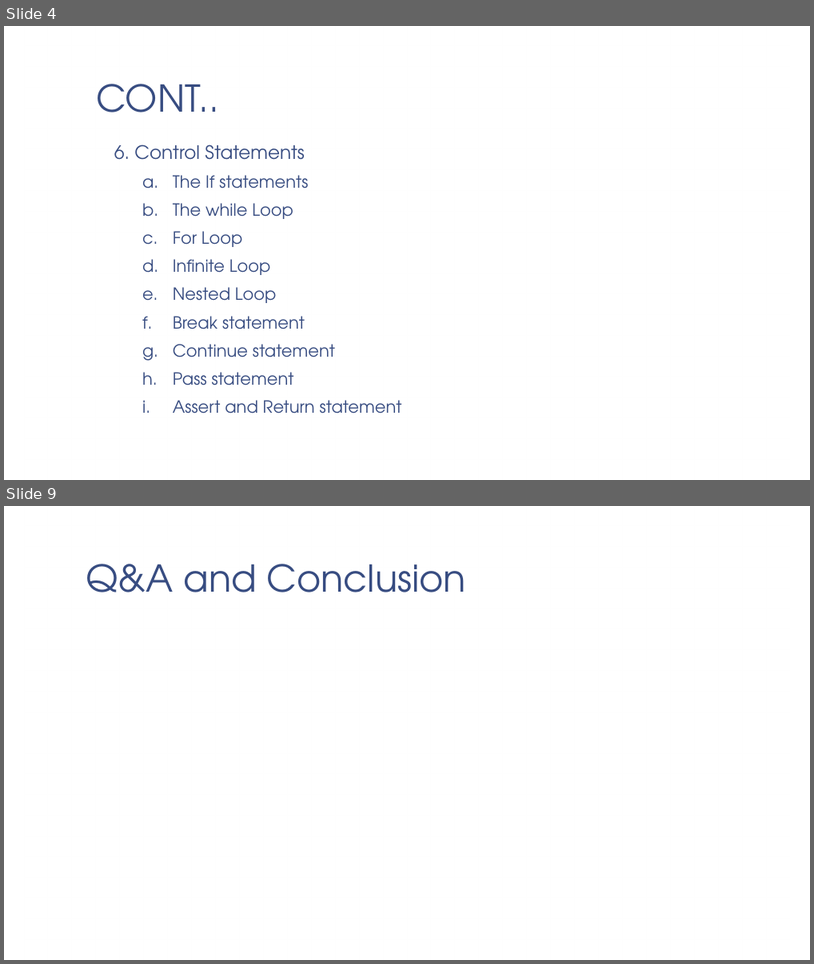
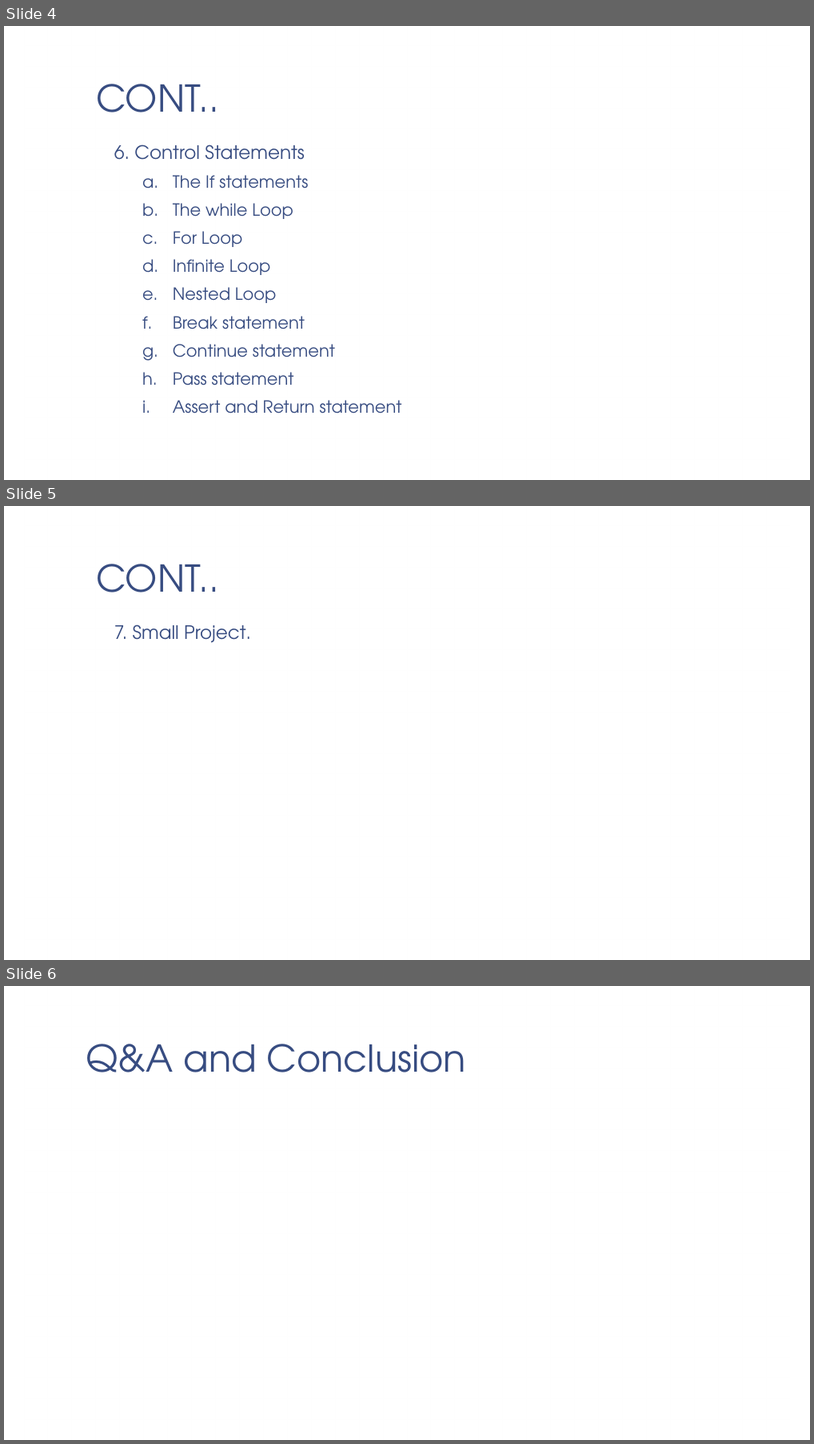
Before and after one commit to vaishnavi-consultants/Computer-Science, a slide deck: Python/Session2/PPT/Python_Fundamentals(Notes).pptx. Shown one above the other, each under a label of ours: slides 4 and 9 before the commit, slides 4, 5 and 6 after it; the slides between them are not shown. The pictures are 814x964 and 814x1444 pixels, drawn with LibreOffice and Linux fonts; fonts in the diff are those of the drawing; background and template pictures are left out. Boxes give left, top, right and bottom in pixels: in the first picture for what was removed or moved away, otherwise in the second. Text is boxed around its words. In the diff, an @@ line names an element or a change of style, - is before the commit and + after.

```diff
--- a/Python/Session2/PPT/Python_Fundamentals(Notes).pptx
+++ b/Python/Session2/PPT/Python_Fundamentals(Notes).pptx
@@ slide 5 added at (x1=4, y1=506, x2=810, y2=960), background picture (left out); not listed: 1 template element that a slide beside it also shows @@
@@ title added at (x1=96, y1=564, x2=219, y2=592), 44 pt, text #374C81 @@
+CONT..
@@ text added at (x1=114, y1=624, x2=251, y2=643), 22 pt, text #374C81 @@
+  7. Small Project.
@@ what was slide 9 is now slide 6 @@
```
Also in this commit, not shown: 2 slides changed, 1 other slide added.
